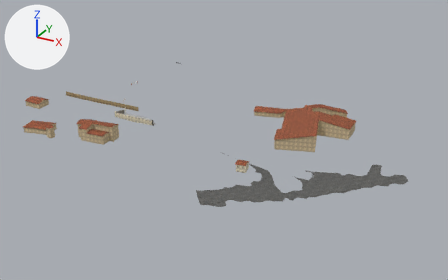
What one commit did to the glTF model acr-grand-caunet/modele/annexes.glb.
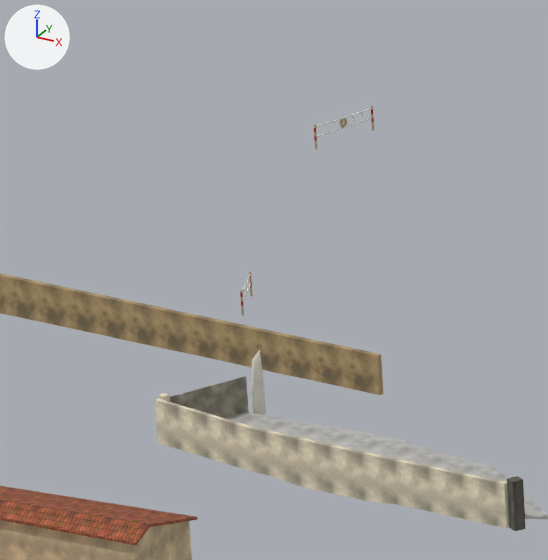
The first picture shows the older version from a camera (50 mm lens) standing at (205.0, -298.0, 111.0) and looking at (53.0, -22.0, -27.0). The close-ups show the older and then the newer version on the part from 22% to 35% of the width and 25% to 46% of the height of that picture. Only the edits that show in the close-ups are written down. Every picture has the same lights, and +X, +Y and +Z are marked at upper left. Vertices at exactly the same position are counted once.

In view in the first close-up: 'depart_05_batiment_enduit_maison', 'depart_05_batiment_tuile', 'depart_10_mur_enduit_ocre', 'depart_11_mur_enduit_blanc', 'depart_12_rampe_beton', 'depart_13_bloc_pierre_sombre', 'depart_14_portail_portail_blanc', 'depart_15_bloc_pierre_ocre' and 6 more.
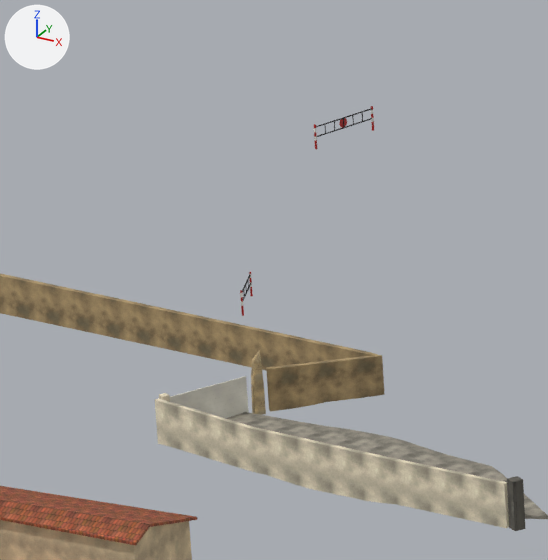
The edits, one by one:
Material 'portail_blanc' (mat_portail_blanc) changes its picture from img_image_8 to img_image_9.
Material 'pierre_ocre' (mat_pierre_ocre) changes its picture from img_image_9 to img_image_10.
Material 'beton_rampe' (mat_beton_rampe) is new.
Its texture is img_image_8.
Its roughness is 0.95.
me_depart_10_mur_enduit_ocre is used by ob_depart_10_mur_enduit_ocre; location (0.0, 0.0, 0.0).
me_depart_10_mur_enduit_ocre had 196 vertices, 388 faces and spanned x -18.5..27.5, y -64.8..-63.5, z -0.9..2.1.
me_depart_10_mur_enduit_ocre now has 220 vertices, 436 faces and spans x -18.5..27.7, y -67.9..-63.5, z -1.2..2.2.
Part 1, on me_depart_10_mur_enduit_ocre:
4 vertices are removed from x 27.5, y -63.8..-63.5, z -0.9..1.3.
10 faces are deleted.
28 vertices are added at x 23.2..27.7, y -67.9..-63.6, z -1.2..1.3.
58 new faces join them.
me_depart_12_rampe_beton has 205 vertices, 299 faces and spans x 21.3..44.8, y -74.4..-68.8, z -1.3..-0.7.
me_depart_12_rampe_beton no longer uses material mat_beton (picture img_image_1).
me_depart_12_rampe_beton gains material mat_beton_rampe (picture img_image_8).

Where the change shows, as pixel boxes [x1, y1, x2, y2] in the close-ups (548 x 560 px):
'depart_10_mur_enduit_ocre', reshaped
    before: [0, 273, 383, 395]
    after: [0, 273, 385, 411]
'depart_12_rampe_beton', recoloured
    both: [226, 412, 548, 519]
'depart_14_portail_portail_blanc', surface changed (lighter)
    both: [170, 376, 249, 418]
'depart_15_bloc_pierre_ocre', surface changed (grey to brown)
    both: [251, 350, 266, 415]
part 1 of me_depart_10_mur_enduit_ocre, built on
    before: [363, 351, 383, 395]
    after: [266, 351, 385, 411]
